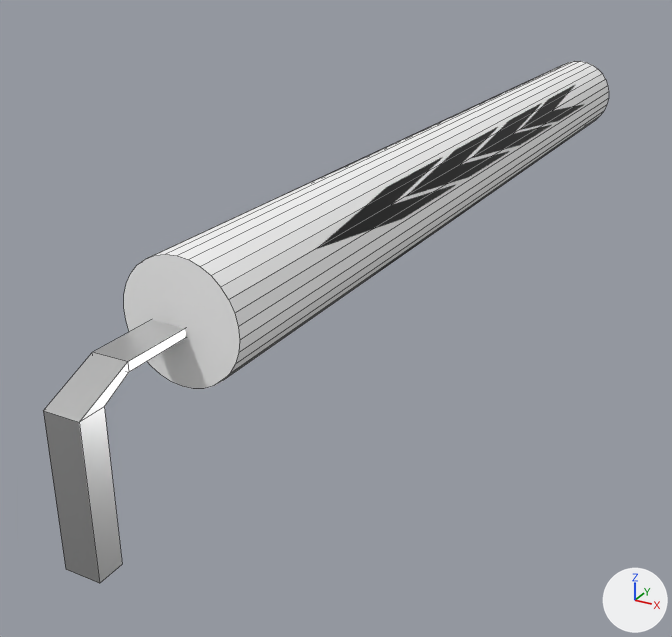
A saved change to the FBX model UniversoHetel/Assets/Planetas/Mundo Digital/Minijuegos/Programacion/Modelos/Cable2.fbx.
Before and after are seen from a 50 mm lens placed at (1.96, -3.84, 1.36), pointed at (-0.31, 0.27, -0.69). Lighting does not change. The marker at lower right points along +X, +Y and +Z. Mesh edges are drawn as thin lines.

The scene before the commit, as lines of its bpy script (objects in view):
```python
me_cube_024 = bpy.data.meshes.new('Cube.024')
me_cube_024.from_pydata(...)  # 84 vertices, 51 faces; spans x -0.2..0.3, y -2.05..3.49, z -0.68..0.3
# faces by material slot: [17, 34]
me_cube_024.materials.append(mat_pins_005)  # white #e7e7e7
me_cube_024.materials.append(mat_cable1)  # picture img_cable1uv_png
ob_cube_001 = bpy.data.objects.new('Cube.001', me_cube_024)
ob_cube_001.location = (0.0, 0.0, 0.0)
```
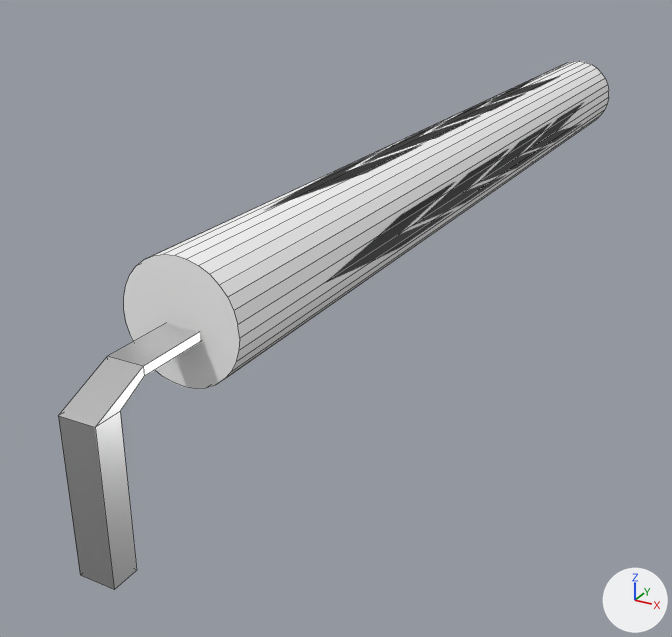
Commit message: [Placa Prototipo y cables arreglados] Egoitz

Diff of the bpy script that builds the scene:
```diff
--- a/UniversoHetel/Assets/Planetas/Mundo Digital/Minijuegos/Programacion/Modelos/Cable2.fbx.py
+++ b/UniversoHetel/Assets/Planetas/Mundo Digital/Minijuegos/Programacion/Modelos/Cable2.fbx.py
@@ me_cube_024 @@
 me_cube_024.from_pydata(...)  # 84 vertices, 51 faces; spans x -0.2..0.3, y -2.05..3.49, z -0.68..0.3
 # used by ob_cube_001; location = (0.0, 0.0, 0.0)
+# me_cube_024 part 1: the loose piece of 20 vertices spanning x -0.07..0.07, y -2.05..0.0, z -0.68..0.03 is moved by (0.06, 0.0, 0.0)
+# me_cube_024 part 2: the loose piece of 64 vertices spanning x -0.2..0.3, y -1.51..3.49, z -0.2..0.3 is turned 31.9 degrees about the y axis through its middle
 me_cube_024.materials.append(mat_pins_005)
```

Where the change shows, as pixel boxes (x1, y1, x2, y2) in the pictures (672 x 637 px; the box of a moved part takes in the faces that stretch with it):
'Cube.001', reshaped: before (43, 61, 609, 583); after (58, 61, 609, 590)
part 1 of me_cube_024, moved or reshaped: before (43, 320, 185, 583); after (58, 324, 200, 590)
part 2 of me_cube_024, moved or reshaped: (124, 61, 609, 389) in both
